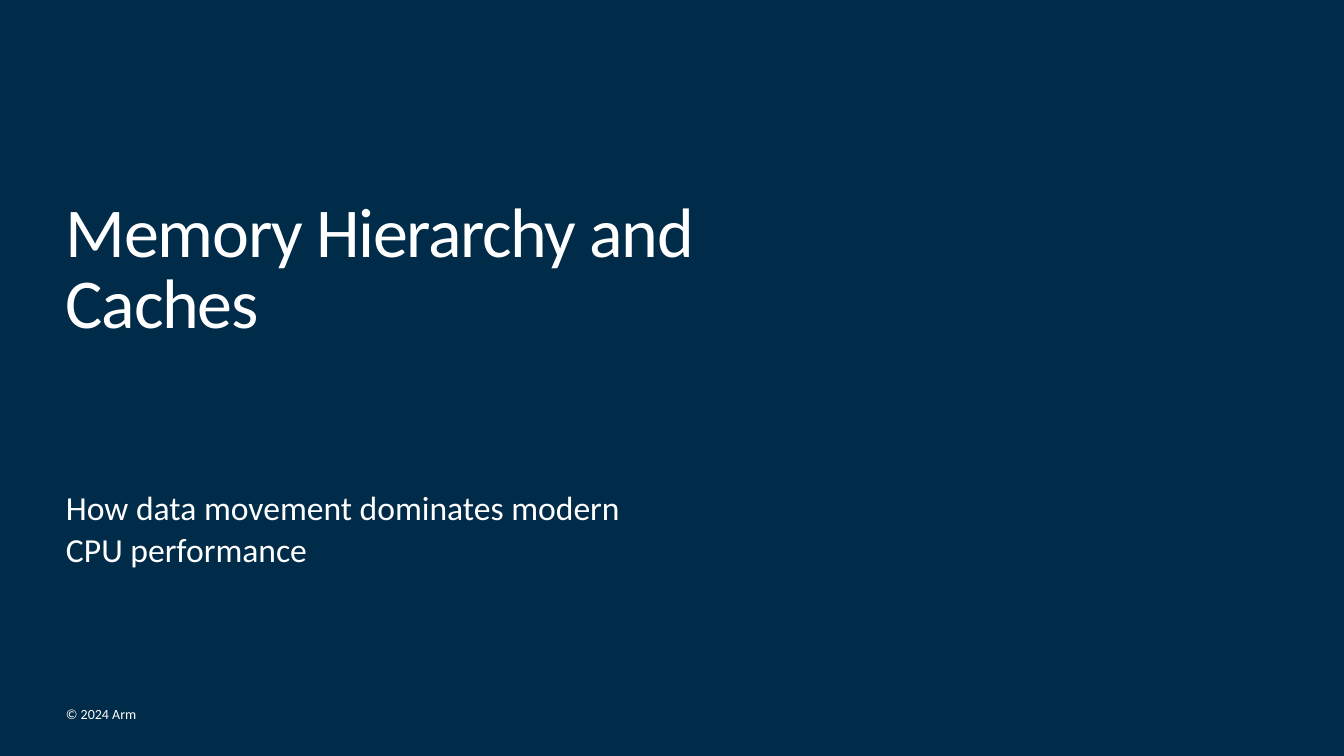
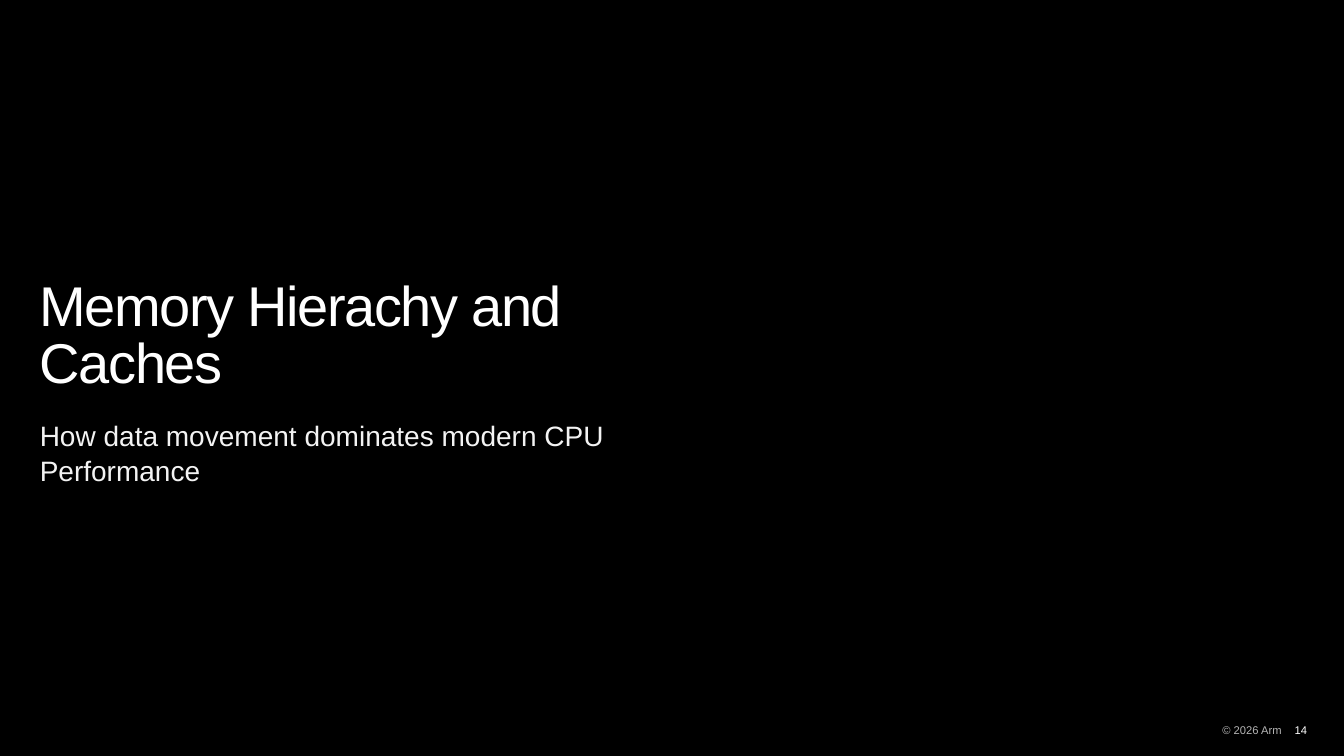
Before and after one commit to OliverGrainge/Arm-Total-Performance, a slide deck: slide 14 of slides.pptx. Drawn at 1344x756 pixels with LibreOffice and Linux fonts; fonts in the diff are those of the drawing; background and template pictures are left out. Boxes give left, top, right and bottom in pixels: in the first picture for what was removed or moved away, otherwise in the second. Text is boxed around its words. In the diff, an @@ line names an element or a change of style, - is before the commit and + after.

Commit message:
Updating slides with new 2026 format

```diff
--- a/slides.pptx
+++ b/slides.pptx
@@ background #002B49 to picture (left out) @@
@@ title "Memory Hierachy and Caches" at <box>40,285,562,384</box>: vertical alignment top to bottom @@
@@ title at <box>40,285,562,384</box>: text changed; size 50 to 40 pt; font Calibri to Arial @@
-Memory Hierarchy and Caches
+Memory Hierachy and Caches
@@ subtitle at <box>40,425,603,482</box>: text changed; size 24 to 20 pt; font Calibri to Arial; text colour #FFFFFF to #F3F3F3 @@
-How data movement dominates modern CPU performance
+How data movement dominates modern CPU Performance
@@ text removed at <box>81,710,136,719</box> @@
-© 2024 Arm
@@ text added at <box>1234,726,1282,734</box>, 8 pt, text #F3F3F3 at 75% opacity @@
+© 2026 Arm
@@ page number added at <box>1295,726,1307,734</box>, 8 pt, text #FFFFFF @@
+14
```
Also in this commit, not shown: 24 other slides changed, 73 slides added.
